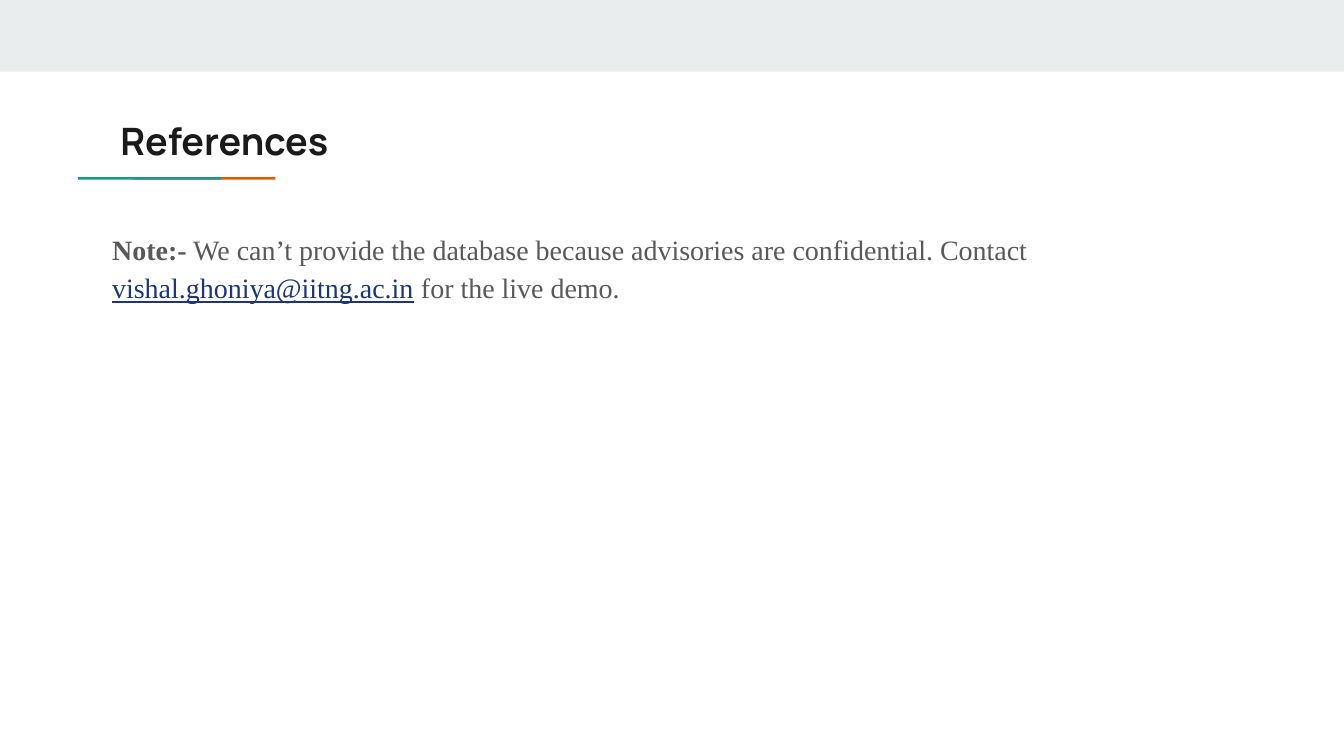
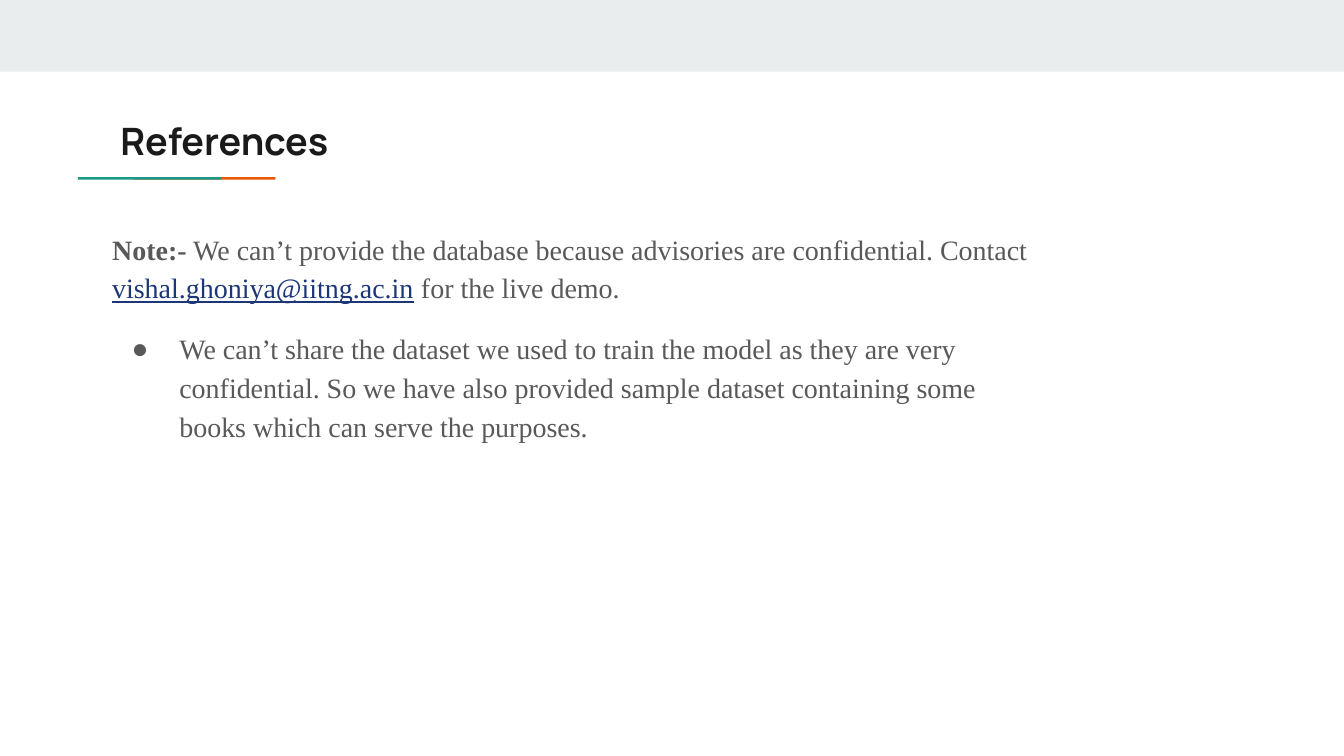
Before and after one commit to Vishal987595/Academicadvisory, a slide deck: slide 8 of ThirdAI hackathon.pptx. Drawn at 1344x756 pixels with LibreOffice and Linux fonts; fonts in the diff are those of the drawing. Boxes give left, top, right and bottom in pixels: in the first picture for what was removed or moved away, otherwise in the second. Text is boxed around its words. In the diff, an @@ line names an element or a change of style, - is before the commit and + after.

Commit message:
added references in ppt

```diff
--- a/ThirdAI hackathon.pptx
+++ b/ThirdAI hackathon.pptx
@@ text at (179, 339, 976, 442): paragraph added @@
+● We can’t share the dataset we used to train the model as they are very confidential. So we have also provided sample dataset containing some books which can serve the purposes.
```
